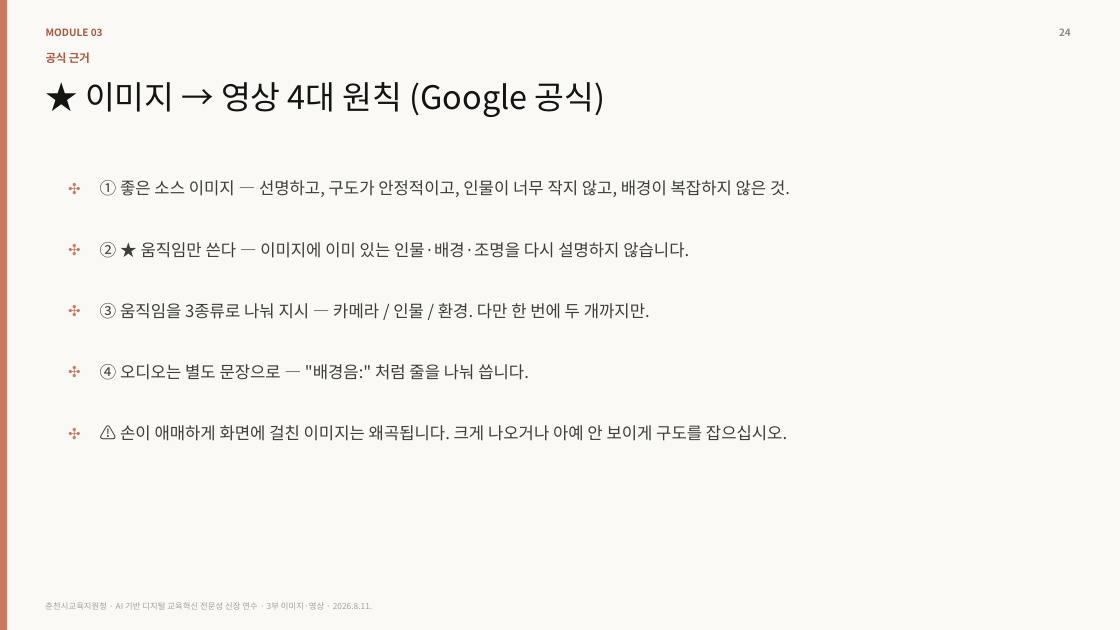
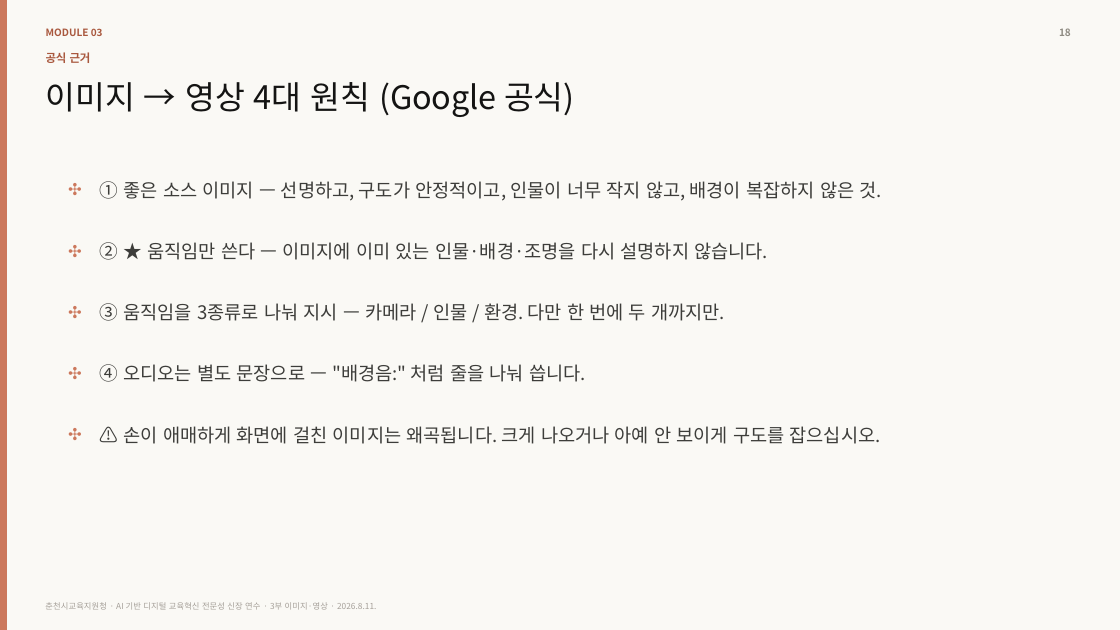
Before and after one commit to ksb6857/ai-training-260811, a slide deck: slide 18 of files/04_3_생성형AI_이미지영상편.pptx (slide 24 before the commit). Drawn at 1120x630 pixels with LibreOffice and Linux fonts; fonts in the diff are those of the drawing. Boxes give left, top, right and bottom in pixels: in the first picture for what was removed or moved away, otherwise in the second. Text is boxed around its words. In the diff, an @@ line names an element or a change of style, - is before the commit and + after.

```diff
--- a/files/04_3_생성형AI_이미지영상편.pptx
+++ b/files/04_3_생성형AI_이미지영상편.pptx
@@ text at (1059,28,1071,36): text changed @@
-24
+18
@@ text at (46,82,574,117): text changed @@
-★ 이미지 → 영상 4대 원칙 (Google 공식)
+이미지 → 영상 4대 원칙 (Google 공식)
@@ size 12.8 to 14 pt in 3 elements at (68,238,91,260), (68,299,91,322), (68,360,91,383) @@
@@ size 14.2 to 16 pt in 5 elements at (100,181,881,201), (100,242,768,260), (100,303,725,321), (100,364,586,382), (124,426,881,444) @@
```
Also in this commit, not shown: 23 other slides changed, 2 slides added, 16 slides removed, 7 other files.
